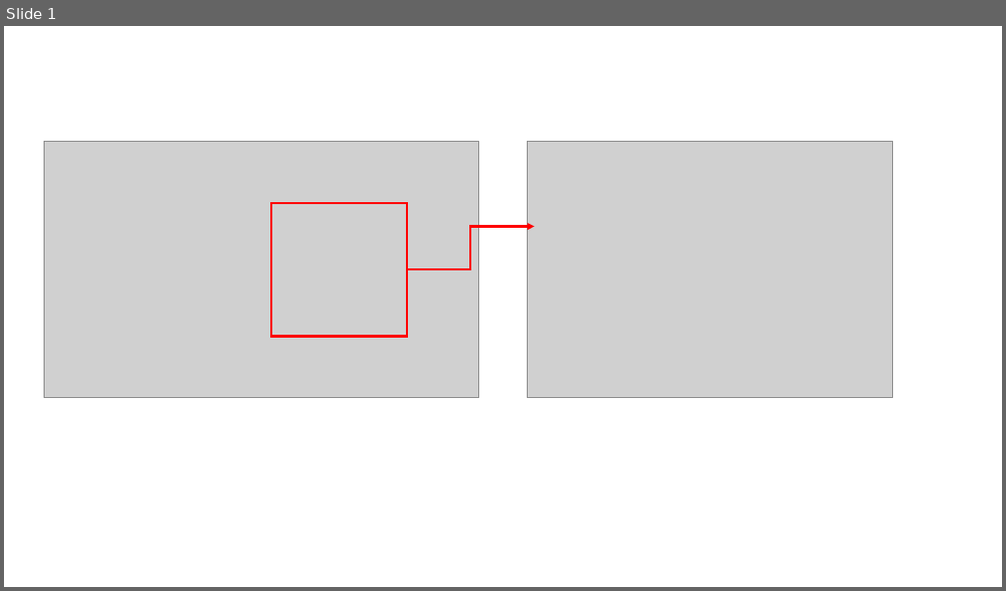
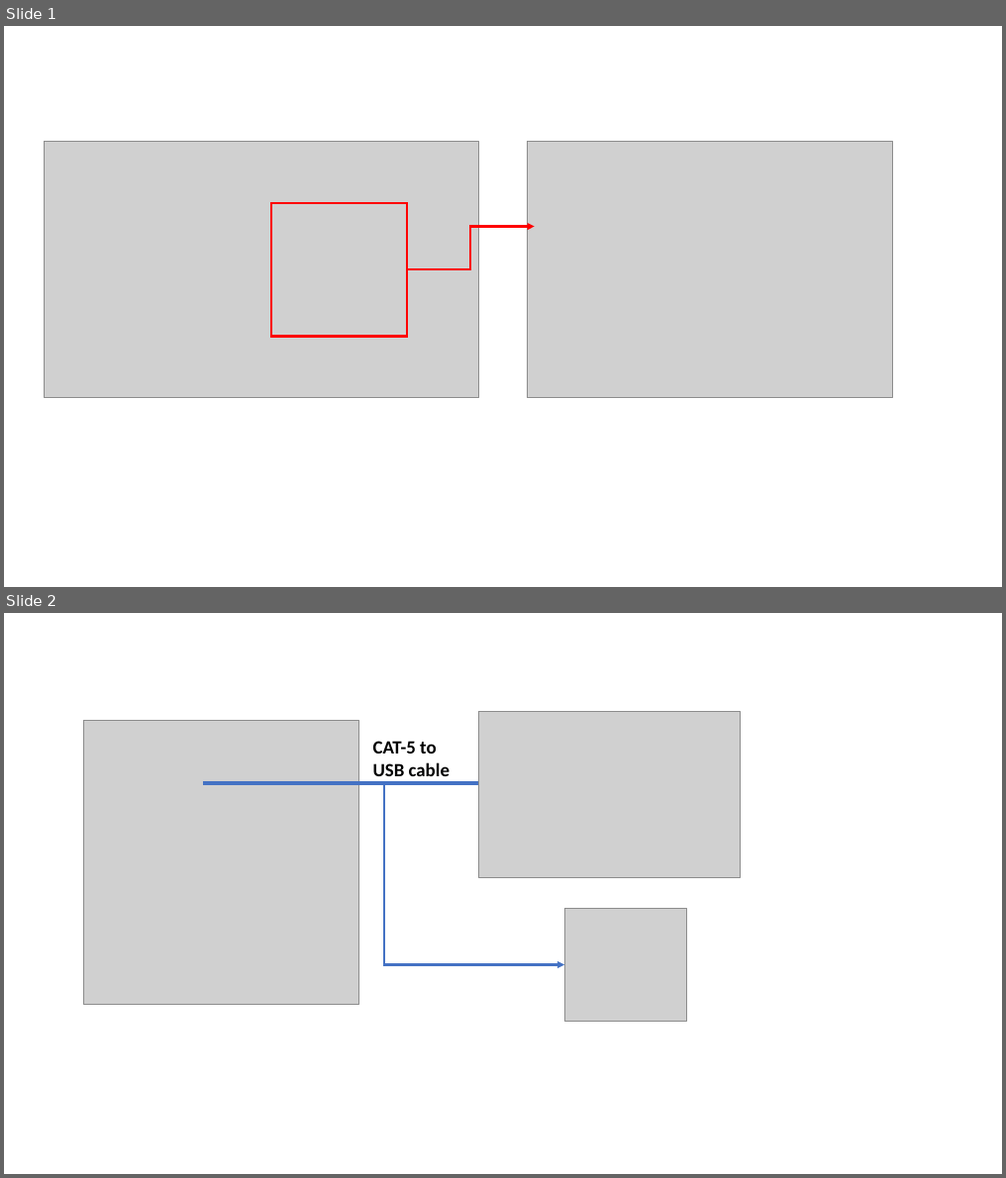
Before and after one commit to LiuYuancheng/Xandar_Sensor_App, a slide deck: doc/DesignDoc.pptx. Shown one above the other, each under a label of ours: slide 1 before the commit, slides 1 and 2 after it. The pictures are 1006x591 and 1006x1178 pixels, drawn with LibreOffice and Linux fonts; fonts in the diff are those of the drawing; grey boxes stand for pictures. Boxes give left, top, right and bottom in pixels: in the first picture for what was removed or moved away, otherwise in the second. Text is boxed around its words. In the diff, an @@ line names an element or a change of style, - is before the commit and + after.

Commit message:
update the design doc.

```diff
--- a/doc/DesignDoc.pptx
+++ b/doc/DesignDoc.pptx
@@ slide 2 added at <box>4,613,1002,1174</box>, background #FFFFFF @@
@@ picture added at <box>83,721,358,1005</box> @@
@@ picture added at <box>478,711,741,877</box> @@
@@ text added at <box>373,741,450,776</box>, 18 pt, text #000000, bold @@
+CAT-5 to USB cable
@@ line added from (203, 783) to (478, 783), #4472C4 3 pt @@
@@ elbow arrow added from (319, 783) to (564, 964), #4472C4 2.25 pt @@
@@ picture added at <box>564,909,686,1022</box> @@
```
